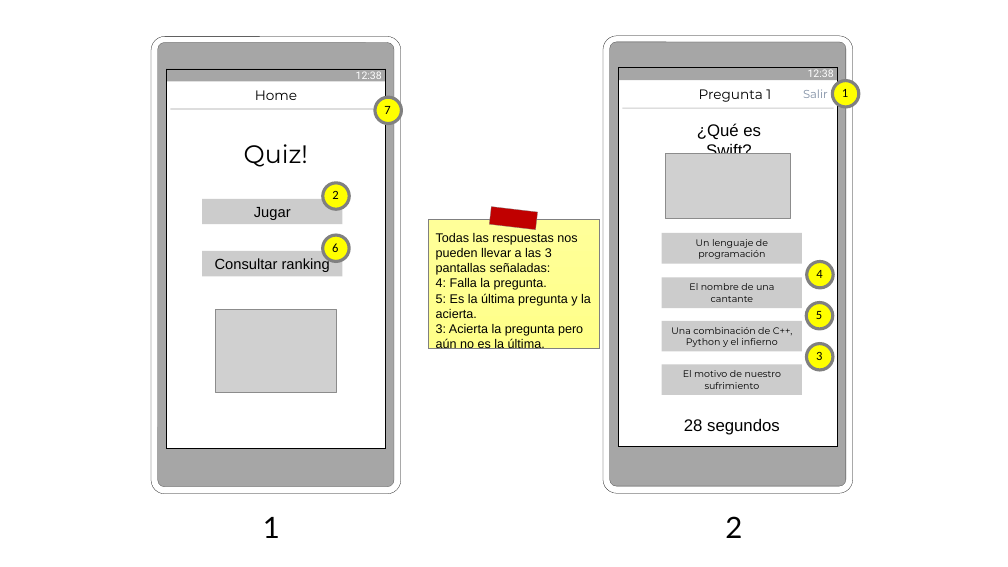
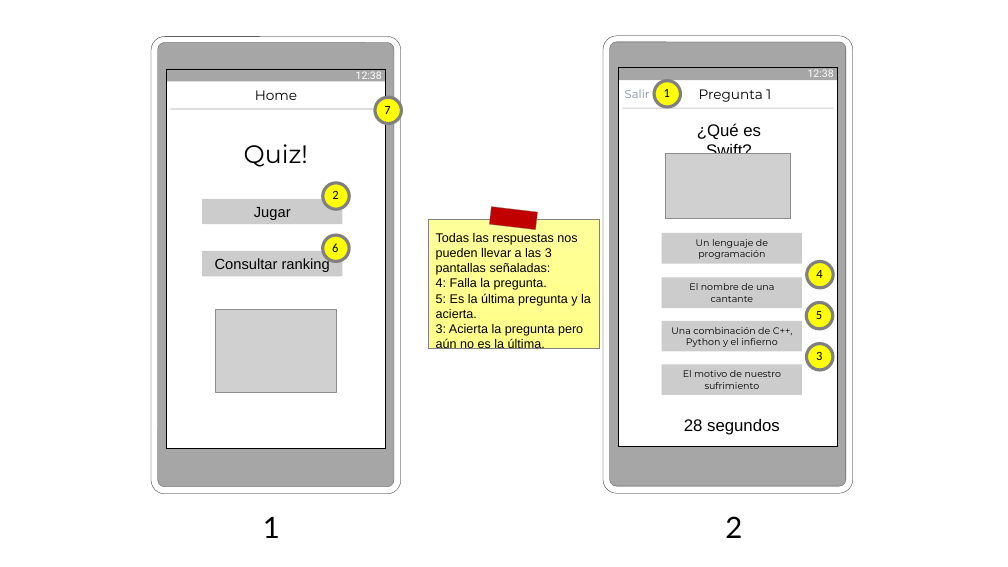
Before and after one commit to AlfonsoLRz/Quiz, a slide deck: slide 2 of doc/Storyboard.pptx. Drawn at 1008x567 pixels with LibreOffice and Linux fonts; fonts in the diff are those of the drawing; grey boxes stand for pictures; background and template pictures are left out. Boxes give left, top, right and bottom in pixels: in the first picture for what was removed or moved away, otherwise in the second. Text is boxed around its words. In the diff, an @@ line names an element or a change of style, - is before the commit and + after.

```diff
--- a/doc/Storyboard.pptx
+++ b/doc/Storyboard.pptx
@@ 2 texts, 1 ellipse: place and size @@
-2 texts, 1 ellipse at (803,81,859,107)
+2 texts, 1 ellipse at (625,81,681,107)
```
Also in this commit, not shown: 5 other slides changed, 1 slide added, 1 other file.
